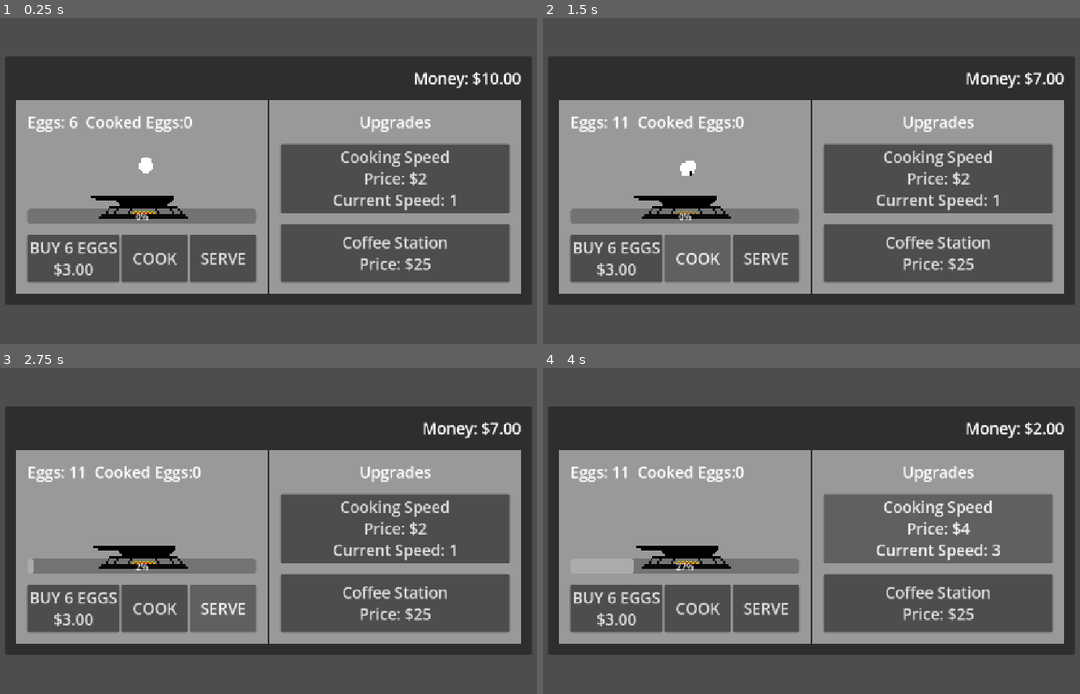
Above: before the commit, frames 1-4 (two rows, left to right).
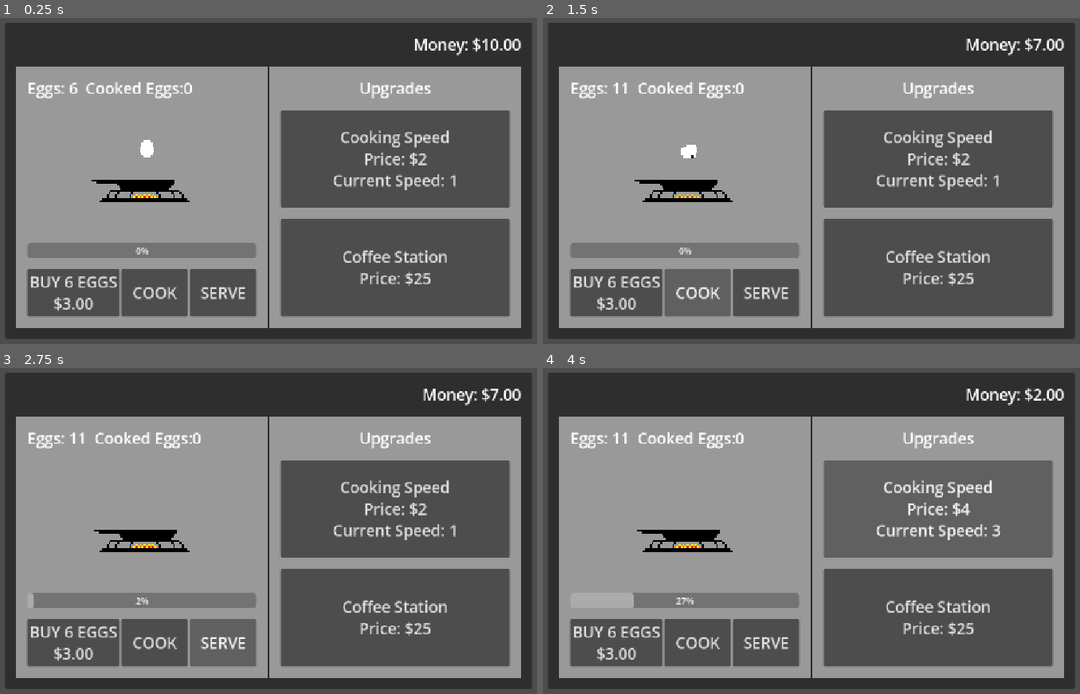
Above: after the commit, the same moments.

Repository: DaphGreene/Tex-Mex-Breakup
Game: Godot game, scene res://Scenes/main.tscn
Two runs of this game, one before a commit and one after it. Both use one fixed random seed, a clock stepped at 60 frames per second and the inputs below.
Inputs:
- Up to frame 1 (0.25 s): no input
- Up to frame 2 (1.5 s): click "BUY 6 EGGS $3.00" at 0.5 s; click "COOK" at 1.25 s
- Up to frame 3 (2.75 s): click "SERVE" at 2 s
- Up to frame 4 (4 s): click "Cooking Speed Price: $2 Curre…" at 2.75 s; click "Cooking Speed Price: $3 Curre…" at 3.5 s

The runs differ from the first frame. In frame 1, 49% of the frame differs, in the area x 0-100%, y 1-99%; in frame 2, 49%; in frame 3, 49%; in frame 4, 49%.

Commit message:
Minor Sprite spacing fix

Diff:
--- a/Scenes/main.tscn
+++ b/Scenes/main.tscn
@@ -197,6 +197,7 @@
 
 [node name="TextureRect" type="TextureRect" parent="MarginContainer/PanelContainer/MarginContainer/MainLayout/ContentRow/CookingSpace/MarginContainer/VBoxContainer" unique_id=498949690]
 texture_filter = 1
+custom_minimum_size = Vector2(260, 220)
 layout_mode = 2
 size_flags_horizontal = 4
 size_flags_vertical = 3
@@ -205,7 +206,7 @@
 
 [node name="CookingSprite" type="Sprite2D" parent="MarginContainer/PanelContainer/MarginContainer/MainLayout/ContentRow/CookingSpace/MarginContainer/VBoxContainer/TextureRect" unique_id=552525869]
 texture_filter = 1
-position = Vector2(-2, 79.00003)
+position = Vector2(130, 110)
 scale = Vector2(3.739583, 3.739583)
 texture = ExtResource("3_21xkr")
 hframes = 21
--- a/Scripts/main.gd
+++ b/Scripts/main.gd
@@ -19,7 +19,7 @@
 # RESOURCES
 # These values persist for as long as this scene exists
 
-var money: float = 10.0
+var money: float = 10.00
 var eggs: int = 6
 var cooked_eggs: int = 0
 var coffee: int = 0
@@ -121,6 +121,8 @@
 		cooking_speed_cost += 1
 		update_text()
 
+
+
 # UPDATE TEXT FUNCTIONS
 
 func update_text():
